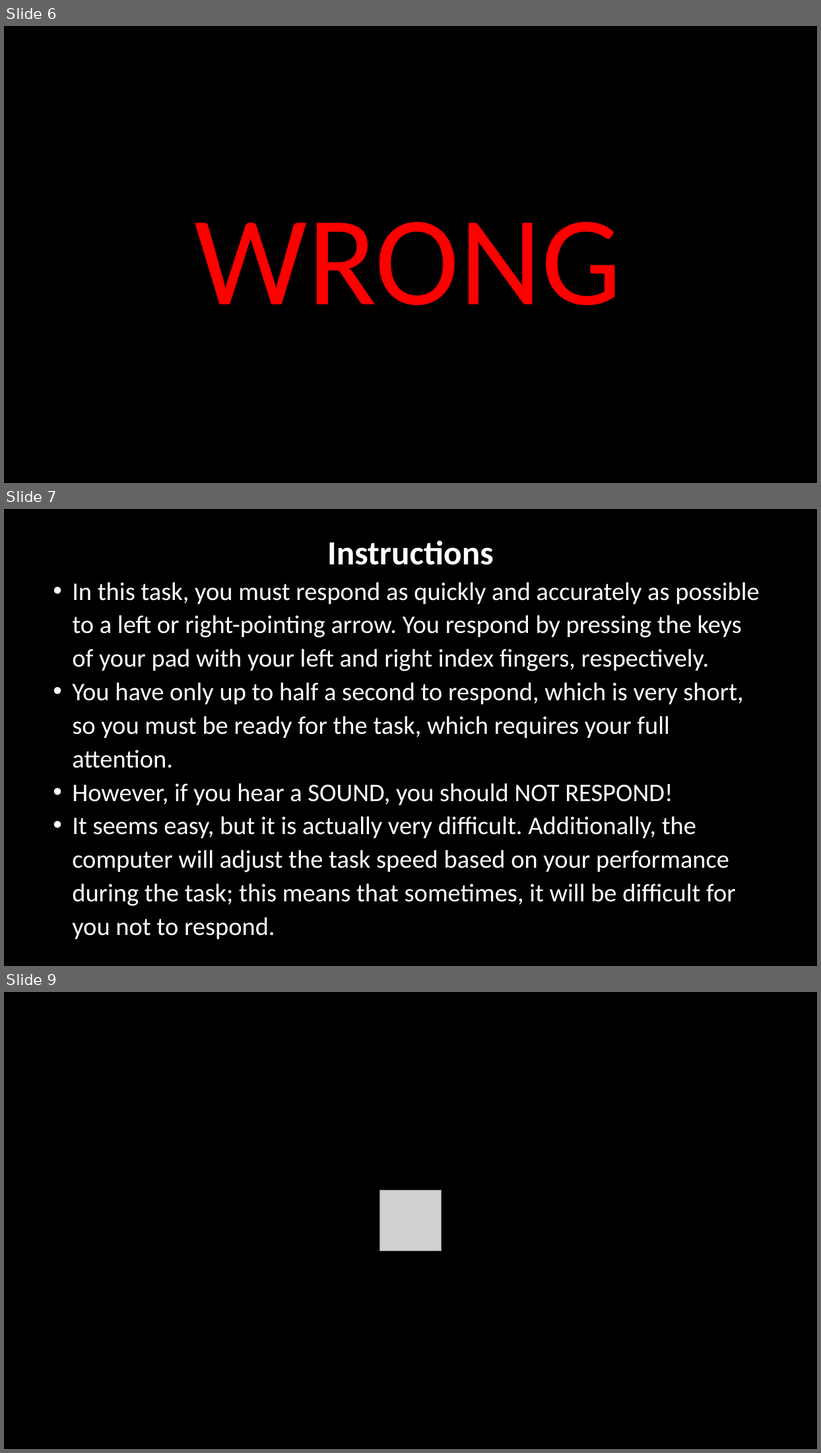
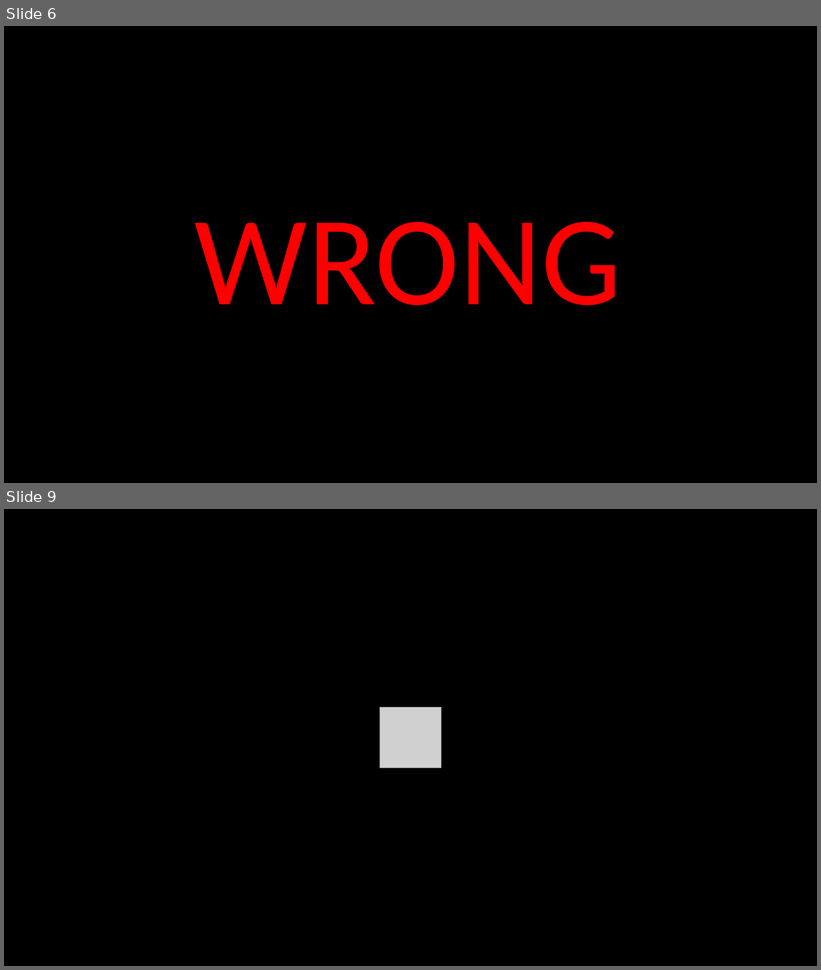
Before and after one commit to LabBench-Society/Protocols, a slide deck: docs/vstopsignal/Images.pptx. Shown one above the other, each under a label of ours: slides 6, 7 and 9 before the commit, slides 6 and 9 after it; the slides between them are not shown. The pictures are 821x1453 and 821x970 pixels, drawn with LibreOffice and Linux fonts; fonts in the diff are those of the drawing; grey boxes stand for pictures. Boxes give left, top, right and bottom in pixels: in the first picture for what was removed or moved away, otherwise in the second. Text is boxed around its words. In the diff, an @@ line names an element or a change of style, - is before the commit and + after.

Commit message:
Finished the visual stop signal task

```diff
--- a/docs/vstopsignal/Images.pptx
+++ b/docs/vstopsignal/Images.pptx
@@ slide 7 removed at [4,509,817,966], background #000000 @@
@@ text removed at [72,541,760,940] @@
-Instructions
-• In this task, you must respond as quickly and accurately as possible to a left or right-pointing arrow. You respond by pressing the keys of your pad with your left and right index fingers, respectively.
-• You have only up to half a second to respond, which is very short, so you must be ready for the task, which requires your full attention.
-• However, if you hear a SOUND, you should NOT RESPOND!
-• It seems easy, but it is actually very difficult. Additionally, the computer will adjust the task speed based on your performance during the task; this means that sometimes, it will be difficult for you not to respond.
```
Also in this commit, not shown: 5 other files.
